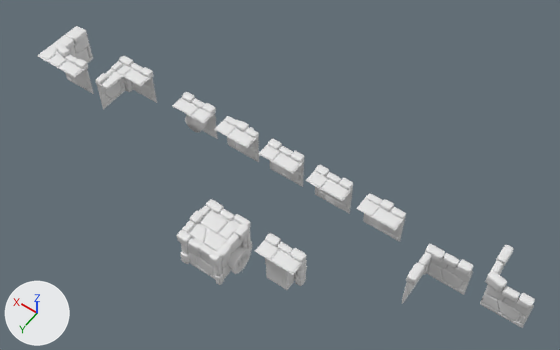
An edit to the FBX model Assets/Model/MDL_Walls.fbx, drawn before and after from the same camera.
Rendered twice from a 50 mm lens placed at (-0.57, 14.92, 15.06), pointed at (5.94, 5.8, 0.72). Every picture has the same lights, and +X, +Y and +Z are marked at lower left. Where no turn or scale is listed for an object, it has been applied to the vertices.

The scene before the commit, as lines of its bpy script (objects in view):
```python
me_plane_012 = bpy.data.meshes.new('Plane.012')
me_plane_012.from_pydata(...)  # 1678 vertices, 1624 faces; spans x -0.5..0.5, y -0.138..0.445, z -0.004..1.122
me_plane_014 = bpy.data.meshes.new('Plane.014')
me_plane_014.from_pydata(...)  # 2940 vertices, 2885 faces; spans x -0.5..0.85, y -1.0..0.445, z 0.0..1.165
# before: 2327 (0.85, 0.001, 1.001) at pixel (49, 46), 2328 (0.85, -0.999, 1.001) at pixel (76, 25), 2329 (0.85, 0.445, 1.001) at pixel (37, 55)
me_plane_016 = bpy.data.meshes.new('Plane.016')
me_plane_016.from_pydata(...)  # 2325 vertices, 2282 faces; spans x -0.5..0.62, y -1.0..0.109, z 0.0..1.165
ob_mdl_hole_in = bpy.data.objects.new('MDL_Hole_In', me_plane_016)
ob_mdl_hole_in.location = (0.16, 5.72, 0.01)
ob_mdl_wall_04 = bpy.data.objects.new('MDL_Wall_04', me_plane_012)
ob_mdl_wall_04.location = (7.41, 5.32, 0.01)
ob_mdl_wall_in = bpy.data.objects.new('MDL_Wall_In', me_plane_014)
ob_mdl_wall_in.location = (12.4, 6.01, 0.01)
# also in view: 'MDL_Wall_Out' at (10.86, 5.72, 0.55); 'MDL_Pillar' at (6.02, 8.07, 0.57); 'MDL_Wall_01' at (3.38, 5.5, 0.57); 'MDL_Hole_Out' at (1.58, 6.17, 0.55); 'MDl_Wall_Door' at (4.56, 7.67, 0.55)
```
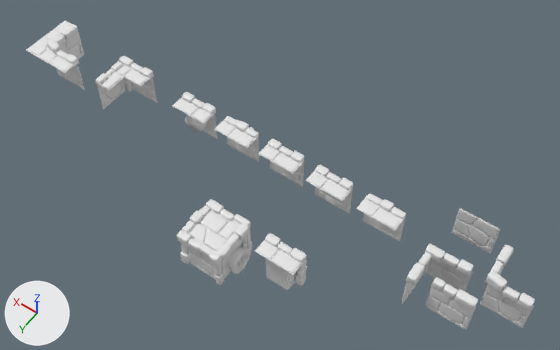
Changed parts and their boxes [x1, y1, x2, y2] in the pictures (560 x 350 px; the box of a moved part takes in the faces that stretch with it):
'MDL_Wall_In', reshaped, moved
    before: [38, 26, 94, 94]
    after: [26, 20, 85, 90]
'MDL_Hole', added
    after: [425, 277, 478, 330]
'MDL_Wall_06', added
    after: [452, 207, 500, 254]
part 1 of me_plane_014, moved or reshaped
    before: [38, 26, 80, 61]
    after: [26, 20, 71, 57]

The change in detail:
me_plane_014 has 2940 vertices, 2885 faces and spans x -0.5..0.85, y -1.0..0.445, z 0.0..1.165.
me_plane_014 is used by ob_mdl_wall_in; location (12.4, 6.01, 0.01).
Part 1, on me_plane_014:
Vertices 2327, 2328, 2329 of me_plane_014 move by (0.095, -0.001, -0.001).
Mesh me_plane_015 is new.
It has 859 vertices, 841 faces and spans x -0.5..0.5, y -0.044..0.026, z 0.0..1.0.
Mesh me_plane_011 is new.
It has 1225 vertices, 1201 faces and spans x -0.5..0.5, y -0.146..0.065, z 0.0..1.102.
Object 'MDL_Wall_In' (ob_mdl_wall_in) moves from (12.4, 6.01, 0.01) to (12.72, 6.03, 0.0).
Object 'MDL_Wall_06' (ob_mdl_wall_06) is new; it shows me_plane_015.
Its location is (1.54, 4.41, 0.01).
Object 'MDL_Hole' (ob_mdl_hole) is new; it shows me_plane_011.
Its location is (1.11, 6.44, 0.01).
